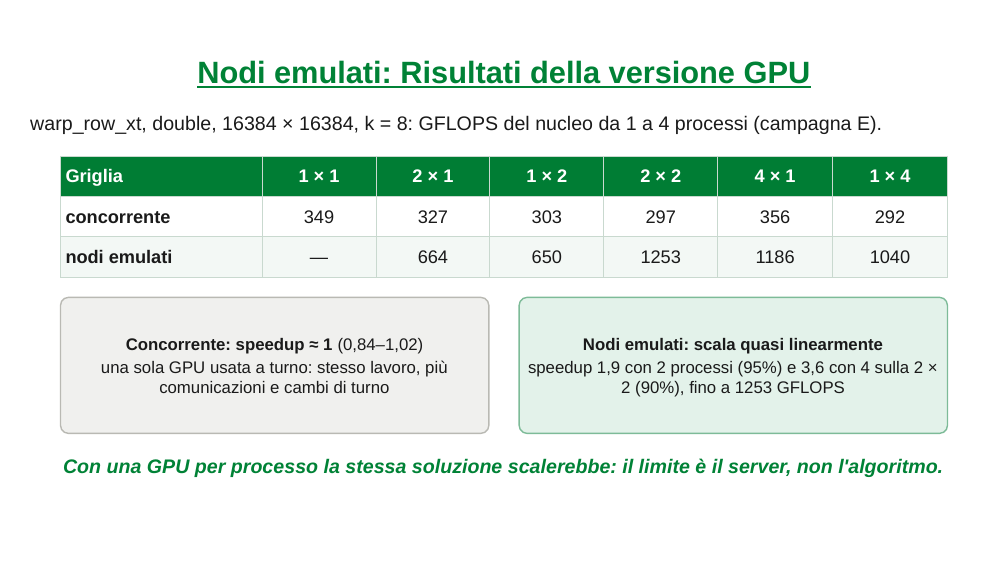
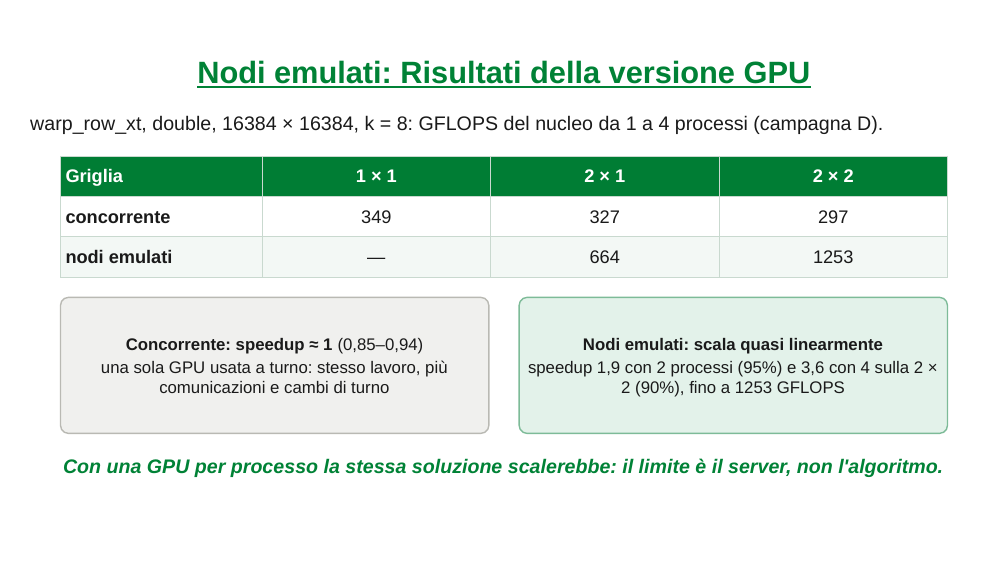
Before and after one commit to carloni2021/SCPA, a slide deck: slide 65 of relazione/presentazione/SCPA_Presentazione_Carloni.pptx (slide 63 before the commit). Drawn at 1008x567 pixels with LibreOffice and Linux fonts; fonts in the diff are those of the drawing; background and template pictures are left out. Boxes give left, top, right and bottom in pixels: in the first picture for what was removed or moved away, otherwise in the second. Text is boxed around its words. In the diff, an @@ line names an element or a change of style, - is before the commit and + after.

```diff
--- a/relazione/presentazione/SCPA_Presentazione_Carloni.pptx
+++ b/relazione/presentazione/SCPA_Presentazione_Carloni.pptx
@@ text at bbox=[30, 115, 883, 134]: text changed @@
-warp_row_xt, double, 16384 × 16384, k = 8: GFLOPS del nucleo da 1 a 4 processi (campagna E).
+warp_row_xt, double, 16384 × 16384, k = 8: GFLOPS del nucleo da 1 a 4 processi (campagna D).
@@ table at bbox=[60, 156, 949, 267] @@
-column 4: 1 × 2 | 303 | 650
-column 6: 4 × 1 | 356 | 1186
-column 7: 1 × 4 | 292 | 1040
@@ text at bbox=[126, 338, 424, 354]: text changed @@
-Concorrente: speedup ≈ 1 (0,84–1,02)
+Concorrente: speedup ≈ 1 (0,85–0,94)
```
Also in this commit, not shown: 33 other slides changed, 4 slides added, 8 slides removed, 33 other files.
